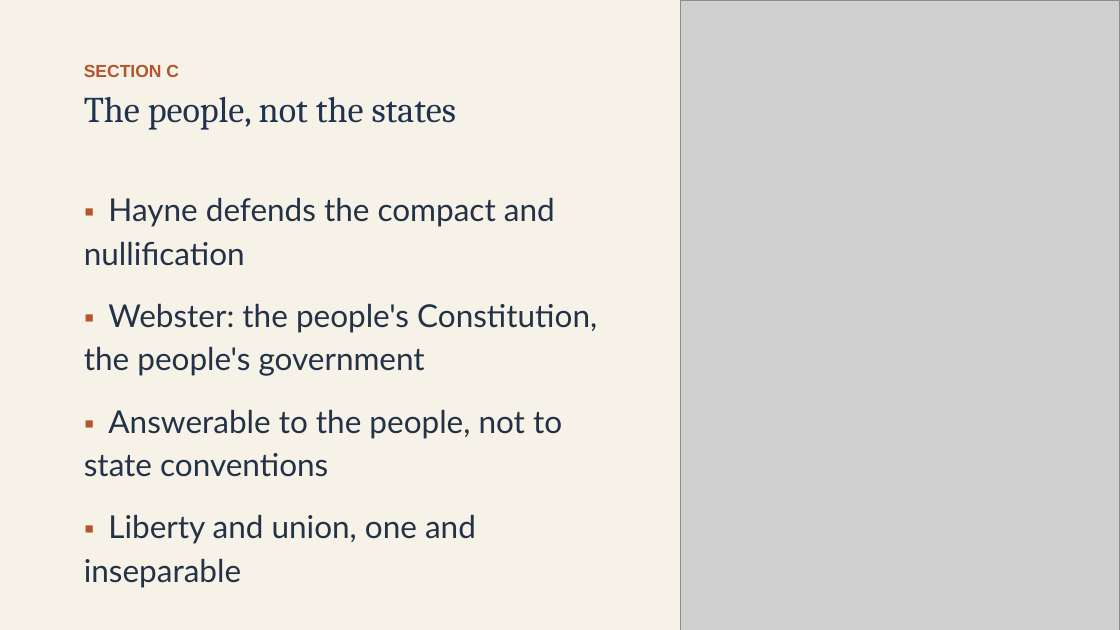
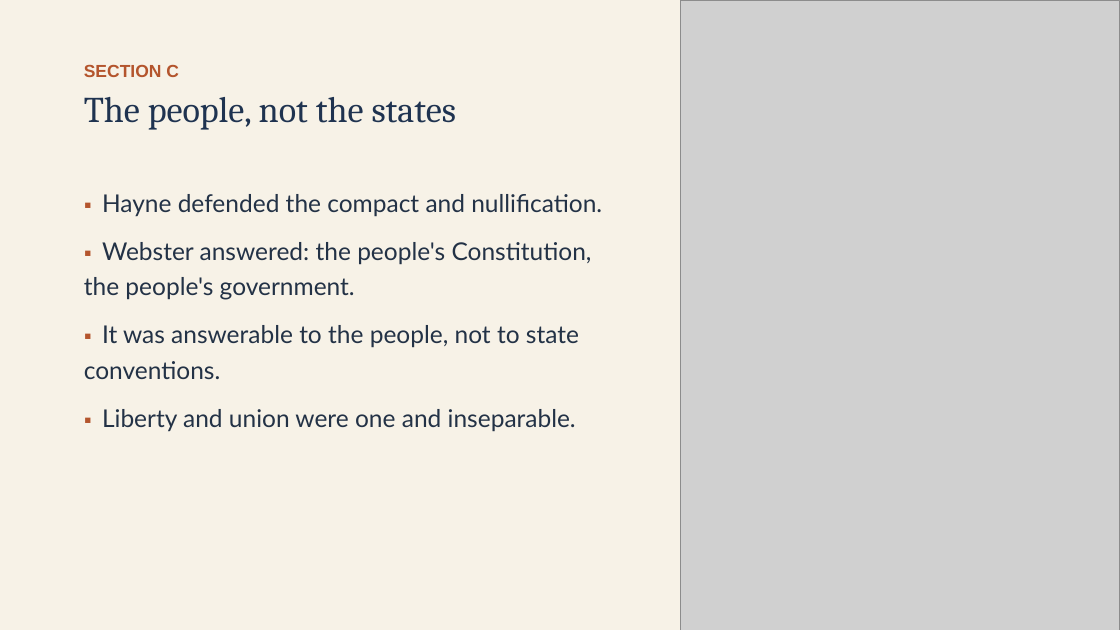
Before and after one commit to ab17gthb/humanities-curriculum-group, a slide deck: slide 10 of jackson-reform/lesson-03/lesson-03-slides.pptx. Drawn at 1120x630 pixels with LibreOffice and Linux fonts; fonts in the diff are those of the drawing; grey boxes stand for pictures. Boxes give left, top, right and bottom in pixels: in the first picture for what was removed or moved away, otherwise in the second. Text is boxed around its words. In the diff, an @@ line names an element or a change of style, - is before the commit and + after.

Commit message:
Rollout: JR L3 reworked and live (Nullification Crisis)

```diff
--- a/jackson-reform/lesson-03/lesson-03-slides.pptx
+++ b/jackson-reform/lesson-03/lesson-03-slides.pptx
@@ text at box(84, 194, 602, 432): text changed; size 27 to 21 pt @@
-▪ Hayne defends the compact and nullification
-▪ Webster: the people's Constitution, the people's government
-▪ Answerable to the people, not to state conventions
-▪ Liberty and union, one and inseparable
+▪ Hayne defended the compact and nullification.
+▪ Webster answered: the people's Constitution, the people's government.
+▪ It was answerable to the people, not to state conventions.
+▪ Liberty and union were one and inseparable.
```
Also in this commit, not shown: 11 other slides changed, 6 other files.
